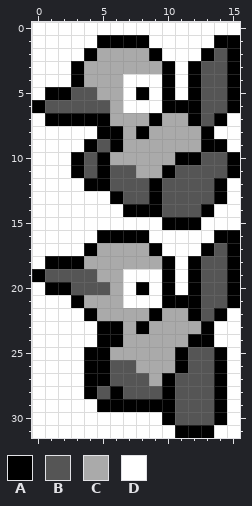
Pixel-art sprite, stored at gfx/minis/porygon2.png. This is how it looked before the edit.
The file is 16x32 pixels.
Palette (. is transparent): A #000000  B #555555  C #aaaaaa  D #ffffff
Pixels before, first column x 0:
 0 DDDDDDDDDDDDDDDD
 1 DDDDDAAAADDDDDAA
 2 DDDDACCCCADDDABA
 3 DDDACCCCCCADABBA
 4 DDDACCCDDDADABBA
 5 DAABBCCDADADABBA
 6 ABBBBBCDDDAAABBA
 7 DAAAAACCCACCABAD
 8 DDDDDAACACCCCADD
 9 DDDDABACCCCCCAAD
10 DDDABACCCCCAABBA
11 DDDABABBCCABBBBA
12 DDDDAABBBABBBBAD
13 DDDDDDABBABBBBAD
14 DDDDDDDAAABBBADD
15 DDDDDDDDDDAAADDD
16 DDDDDAAAADDDDDAA
17 DDDDACCCCADDDABA
18 DAAACCCCCCADABBA
19 ABBBBCCDDDADABBA
20 DAABBBCDADADABBA
21 DDDACCCDDDAAABBA
22 DDDDACCCCACCABAD
23 DDDDDAACACCCCADD
24 DDDDDAACCCCCAADD
25 DDDDAACCCCCABBAD
26 DDDDAABBCCCABBAD
27 DDDDAABBBCABBBAD
28 DDDDABABBBABBBAD
29 DDDDDAAAAAABBBAD
30 DDDDDDDDDDABBBAD
31 DDDDDDDDDDDAAADD
Once edited:
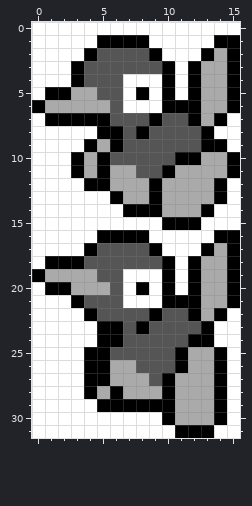
Commit message: Fixed Porygon2 icon colors
Edits made:
{"colour":"B","old":"#555555","new":"#aaaaaa"}
{"colour":"C","old":"#aaaaaa","new":"#555555"}
{"label":"changed","picture_box":[45,48,227,425]}
